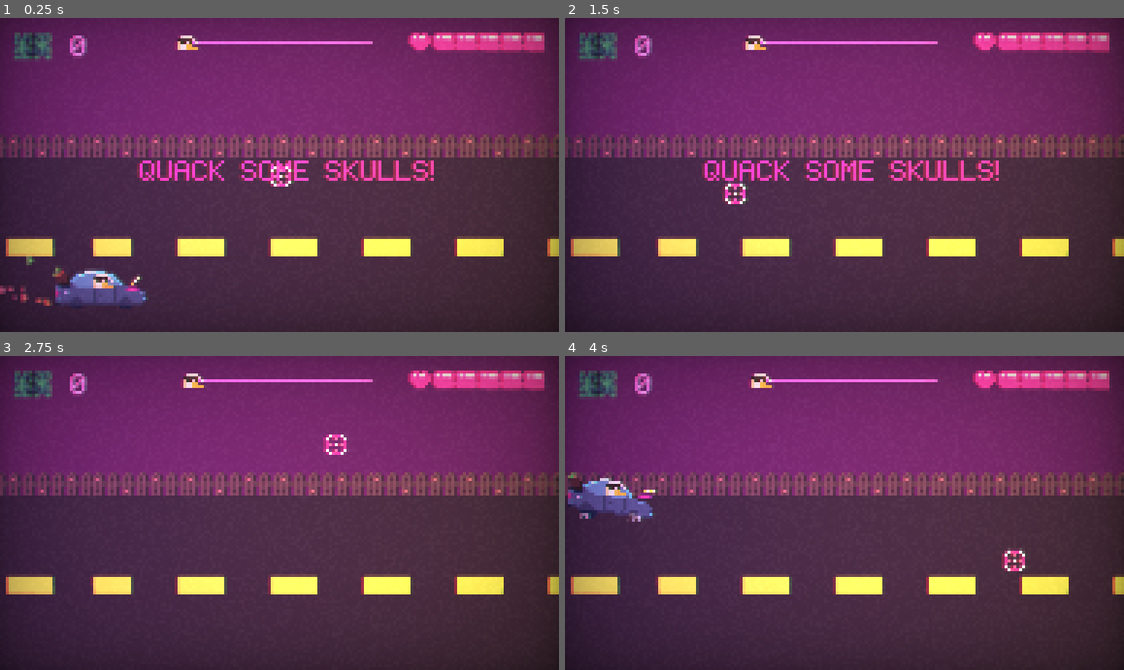
Above: before the commit, frames 1-4 (two rows, left to right).
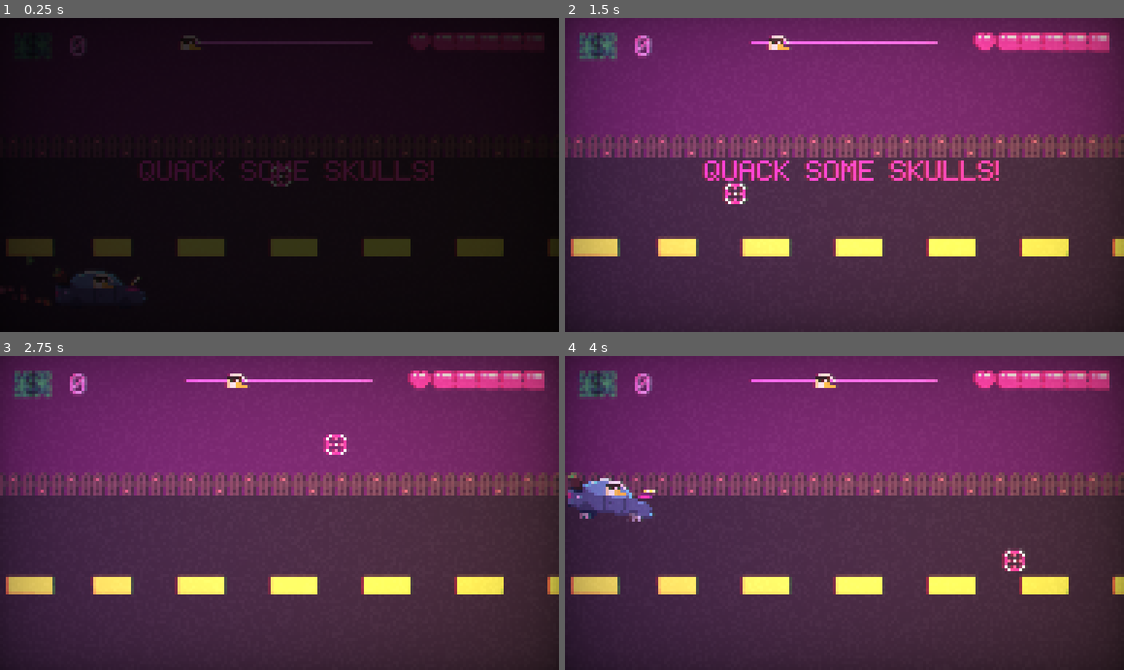
Above: after the commit, the same moments.

Repository: InitialPosition/BauhausJam2025
Game: Godot game, scene res://Scenes/INIT_SCENE.tscn
Same seed, same stepped clock (60 frames per second), same inputs: the game is played once before the commit and once after it.
Inputs (mouse positions are in pixels of both pictures, inside the frame that each line leads up to):
- Up to frame 1 (0.25 s): no input
- Up to frame 2 (1.5 s): move the mouse to (967, 159) at 0.52 s; hold Right (car_right) 0.53-1.28 s; click (967, 159) at 0.67 s; move the mouse to (732, 190) at 1.27 s; hold Down (car_down) from 1.28 s (still down)
- Up to frame 3 (2.75 s): move the mouse to (335, 443) at 2.02 s; release Down (car_down) at 2.03 s; hold Right (car_right) from 2.03 s (still down)
- Up to frame 4 (4 s): move the mouse to (816, 575) at 2.77 s; release Right (car_right) at 2.78 s; hold W (car_up) 2.78-3.53 s; click (816, 575) at 2.92 s; move the mouse to (1012, 560) at 3.52 s; hold Left (car_left) from 3.53 s (still down)

The runs differ from the first frame. In frame 1, 100% of the frame differs, in the area x 0-100%, y 0-100%; in frame 2, 0.3%; in frame 3, 0.3%; in frame 4, 0.3%.

Commit message:
Add fading mechanism

Diff:
--- /dev/null
+++ b/Scenes/Fade.tscn
@@ -0,0 +1,80 @@
+[gd_scene load_steps=6 format=3 uid="uid://bsx60ynh51kxf"]
+
+[ext_resource type="Script" uid="uid://b6oa08hdrt4vd" path="res://Scripts/Fade.gd" id="1_0lkn8"]
+
+[sub_resource type="Animation" id="Animation_c1j0i"]
+resource_name = "fade"
+tracks/0/type = "value"
+tracks/0/imported = false
+tracks/0/enabled = true
+tracks/0/path = NodePath("Control/Black:modulate")
+tracks/0/interp = 1
+tracks/0/loop_wrap = true
+tracks/0/keys = {
+"times": PackedFloat32Array(0.0333333, 1),
+"transitions": PackedFloat32Array(1, 1),
+"update": 0,
+"values": [Color(1, 1, 1, 0), Color(0, 0, 0, 1)]
+}
+
+[sub_resource type="Animation" id="Animation_0lkn8"]
+length = 0.001
+tracks/0/type = "value"
+tracks/0/imported = false
+tracks/0/enabled = true
+tracks/0/path = NodePath("Control/Black:modulate")
+tracks/0/interp = 1
+tracks/0/loop_wrap = true
+tracks/0/keys = {
+"times": PackedFloat32Array(0),
+"transitions": PackedFloat32Array(1),
+"update": 0,
+"values": [Color(1, 1, 1, 1)]
+}
+
+[sub_resource type="Animation" id="Animation_xxxhw"]
+resource_name = "fade_out"
+tracks/0/type = "value"
+tracks/0/imported = false
+tracks/0/enabled = true
+tracks/0/path = NodePath("Control/Black:modulate")
+tracks/0/interp = 1
+tracks/0/loop_wrap = true
+tracks/0/keys = {
+"times": PackedFloat32Array(0.0333333, 1),
+"transitions": PackedFloat32Array(1, 1),
+"update": 0,
+"values": [Color(0, 0, 0, 1), Color(0, 0, 0, 0)]
+}
+
+[sub_resource type="AnimationLibrary" id="AnimationLibrary_xxxhw"]
+_data = {
+&"RESET": SubResource("Animation_0lkn8"),
+&"fade": SubResource("Animation_c1j0i"),
+&"fade_out": SubResource("Animation_xxxhw")
+}
+
+[node name="Fade" type="CanvasLayer"]
+script = ExtResource("1_0lkn8")
+
+[node name="Control" type="Control" parent="."]
+layout_mode = 3
+anchors_preset = 0
+offset_right = 40.0
+offset_bottom = 40.0
+
+[node name="Black" type="ColorRect" parent="Control"]
+layout_mode = 1
+anchors_preset = 15
+anchor_right = 1.0
+anchor_bottom = 1.0
+offset_right = 152.0
+offset_bottom = 68.0
+grow_horizontal = 2
+grow_vertical = 2
+color = Color(0, 0, 0, 1)
+
+[node name="AnimationPlayer" type="AnimationPlayer" parent="."]
+libraries = {
+&"": SubResource("AnimationLibrary_xxxhw")
+}
--- /dev/null
+++ b/Scenes/SceneMechanic/SceneMechanic.tscn
@@ -0,0 +1,10 @@
+[gd_scene load_steps=2 format=3 uid="uid://b27uq4ai00a8c"]
+
+[ext_resource type="Texture2D" uid="uid://og1q2dqkwd7o" path="res://Assets/Sprites/Road/Duck/Duck1.png" id="1_4b354"]
+
+[node name="SceneMechanic" type="Node2D"]
+
+[node name="Duck1" type="Sprite2D" parent="."]
+position = Vector2(112, 75)
+scale = Vector2(20, 23.1667)
+texture = ExtResource("1_4b354")
--- /dev/null
+++ b/Scripts/Fade.gd
@@ -0,0 +1,36 @@
+extends CanvasLayer
+
+
+var animation_player: AnimationPlayer
+var scene_reference: String
+
+var is_fading: bool
+
+func _ready() -> void:
+	animation_player = $AnimationPlayer
+	animation_player.animation_finished.connect(_on_animation_finished)
+
+	animation_player.play('fade_out')
+
+	is_fading = false
+
+func change_scene(new_scene: String, delay: float = 0.5):
+	is_fading = true
+	scene_reference = new_scene
+
+	var timer = Timer.new()
+	add_child(timer)
+	timer.timeout.connect(_on_timeout)
+	timer.one_shot = true
+	timer.start(delay)
+
+func _on_timeout():
+	animation_player.play('fade')
+
+func _on_animation_finished(anim_name: StringName):
+	match anim_name:
+		'fade':
+			get_tree().change_scene_to_file(scene_reference)
+			animation_player.play('fade_out')
+
+			is_fading = false
--- a/Scripts/SceneRoad/EnemyHeli.gd
+++ b/Scripts/SceneRoad/EnemyHeli.gd
@@ -58,6 +58,8 @@
 	shoot_timer.start(3.0)
 
 func set_target_position(new_pos: Vector2):
+	# flip sprite if going other way
+	animation_heli.flip_h = new_pos.x < global_position.x
 	target_position = new_pos
 
 func generate_new_target_position() -> Vector2:
--- a/Scripts/SceneRoad/RoadGUI.gd
+++ b/Scripts/SceneRoad/RoadGUI.gd
@@ -10,7 +10,7 @@
 var progress_start: float
 
 var current_stage_progress: float = 0.0
-var stage_progress_speed: float = 1.0
+var stage_progress_speed: float = 10.0
 var progress_length: float
 
 var splash_timer: Timer
@@ -58,12 +58,13 @@
 	$Label_StartMessage.visible = false
 
 func _process(delta: float) -> void:
-	current_stage_progress += stage_progress_speed * delta
-	if current_stage_progress > 100:
+	if current_stage_progress >= 100:
 		SignalEmitter.road_game_complete.emit()
-
+		if not Fade.is_fading:
+			Fade.change_scene('res://Scenes/SceneMechanic/SceneMechanic.tscn', 0.1)
 		current_stage_progress = 100
-		pass
+	else:
+		current_stage_progress += stage_progress_speed * delta
 
 	progress_indicator_head.global_position.x = (progress_length / 100 * current_stage_progress) + progress_start
 
--- a/project.godot
+++ b/project.godot
@@ -24,6 +24,7 @@
 Util="*res://Scripts/Util.gd"
 ConfigValues="*res://Scripts/ConfigValues.gd"
 GameManager="*res://Scripts/GameManager.gd"
+Fade="*res://Scenes/Fade.tscn"
 
 [display]
 
Not shown, added: Scripts/Fade.gd.uid
